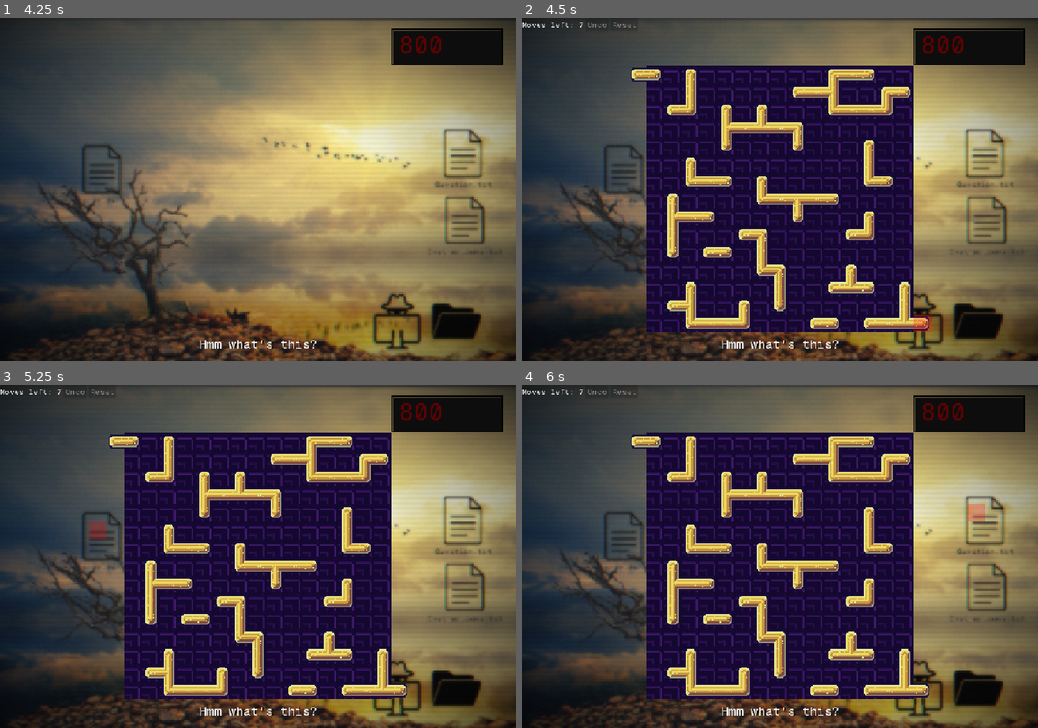
Above: before the commit, frames 1-4 (two rows, left to right).
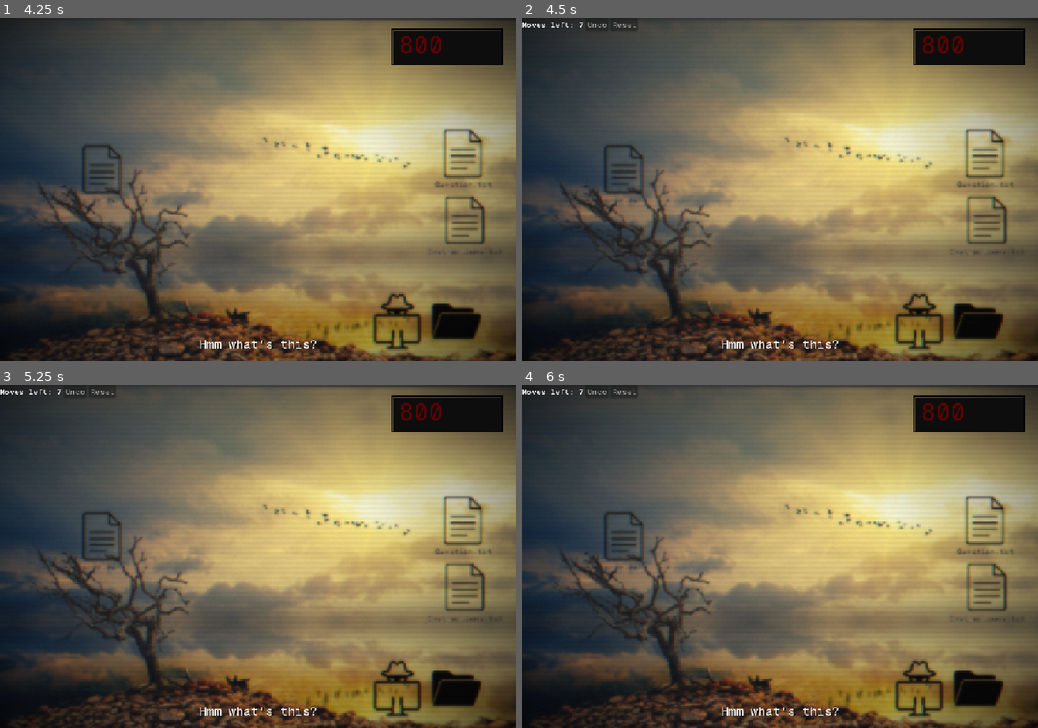
Above: after the commit, the same moments.

Repository: SengulC/pdoom
Game: Godot game, scene res://scenes/start.tscn
Same seed, same stepped clock (60 frames per second), same inputs: the game is played once before the commit and once after it.
Inputs (mouse positions are in pixels of both pictures, inside the frame that each line leads up to):
- Up to frame 1 (4.25 s): click "RUN" at 0.5 s; click "Instructions.txt" at 1.25 s; click "Question.txt" at 2 s; click "Instructions.txt" at 2.75 s; click "chat.txt" at 3.5 s
- Up to frame 2 (4.5 s): click (919, 319) at 4.25 s
- Up to frame 3 (5.25 s): click "chat.txt" at 5 s
- Up to frame 4 (6 s): click "Question.txt" at 5.75 s

Frame 1 is identical in both runs. In frame 2, 40% of the frame differs, in the area x 0-80%, y 1-92%; in frame 3, 40%; in frame 4, 40%, in the area x 0-90%, y 1-92%.

Commit message:
prepping for minigame 1 to comeback

Diff:
--- a/pdoom-game/scenes/level.tscn
+++ b/pdoom-game/scenes/level.tscn
@@ -108,19 +108,14 @@
 fileRef = "Question.txt"
 
 [node name="Minigame" type="CanvasLayer" parent="." unique_id=1733824141]
+visible = false
 
 [node name="GridGame1" parent="Minigame" unique_id=75310135 groups=["gridGame"] instance=ExtResource("9_8c41q")]
 process_mode = 4
-visible = false
 position = Vector2(0, -20)
 
-[node name="GridGame2" parent="Minigame" unique_id=1333074519 groups=["gridGame"] instance=ExtResource("9_8c41q")]
-process_mode = 4
-visible = false
+[node name="GridGameNode2D" parent="Minigame" unique_id=478305998 instance=ExtResource("9_8c41q")]
 position = Vector2(0, -20)
-
-[node name="BoardTileMapLayer" parent="Minigame/GridGame2/GridNode2D" parent_id_path=PackedInt32Array(1333074519, 1389949637) index="0" unique_id=1843460464]
-visible = false
 
 [node name="Hack" type="TextureButton" parent="." unique_id=86627380 groups=["hackExe"]]
 visible = false
@@ -134,5 +129,3 @@
 [connection signal="area_entered" from="DesktopUIControl/FileContainer/Folder/Area2D" to="DesktopUIControl/FileContainer/Folder" method="_on_folder_area_entered"]
 [connection signal="area_exited" from="DesktopUIControl/FileContainer/Folder/Area2D" to="DesktopUIControl/FileContainer/Folder" method="_on_folder_area_exited"]
 [connection signal="pressed" from="Hack" to="." method="_on_hack_pressed"]
-
-[editable path="Minigame/GridGame2"]
--- a/pdoom-game/scripts/phases.gd
+++ b/pdoom-game/scripts/phases.gd
@@ -4,15 +4,15 @@
 	{"me": "Hmm what's this?"},
 	{"chat": "Hi"},
 	{"minigame": "game"},
-	#{"chat": "I did it i solved mg!"},
+	{"chat": "I did it i solved mg!"},
 	#{"a": "bruuuuuuuuuuuuuuuuuuuuh"},
 	#{"b": "zaaaaaaaa"},
 	#{"userChoice": ["yes", "no"]},
-	#{"RESET": ""},
+	{"RESET": ""},
 	#{"user1": "Well yes/no."},
-	#{"minigame": "game"},
-	#{"chat": "I did it i solved mg222222!"},
-	#{"bruh": "bye"},
+	{"minigame": "game"},
+	{"chat": "I did it i solved mg222222!"},
+	{"bruh": "bye"},
 	{"ending": ""}
 ]
 
